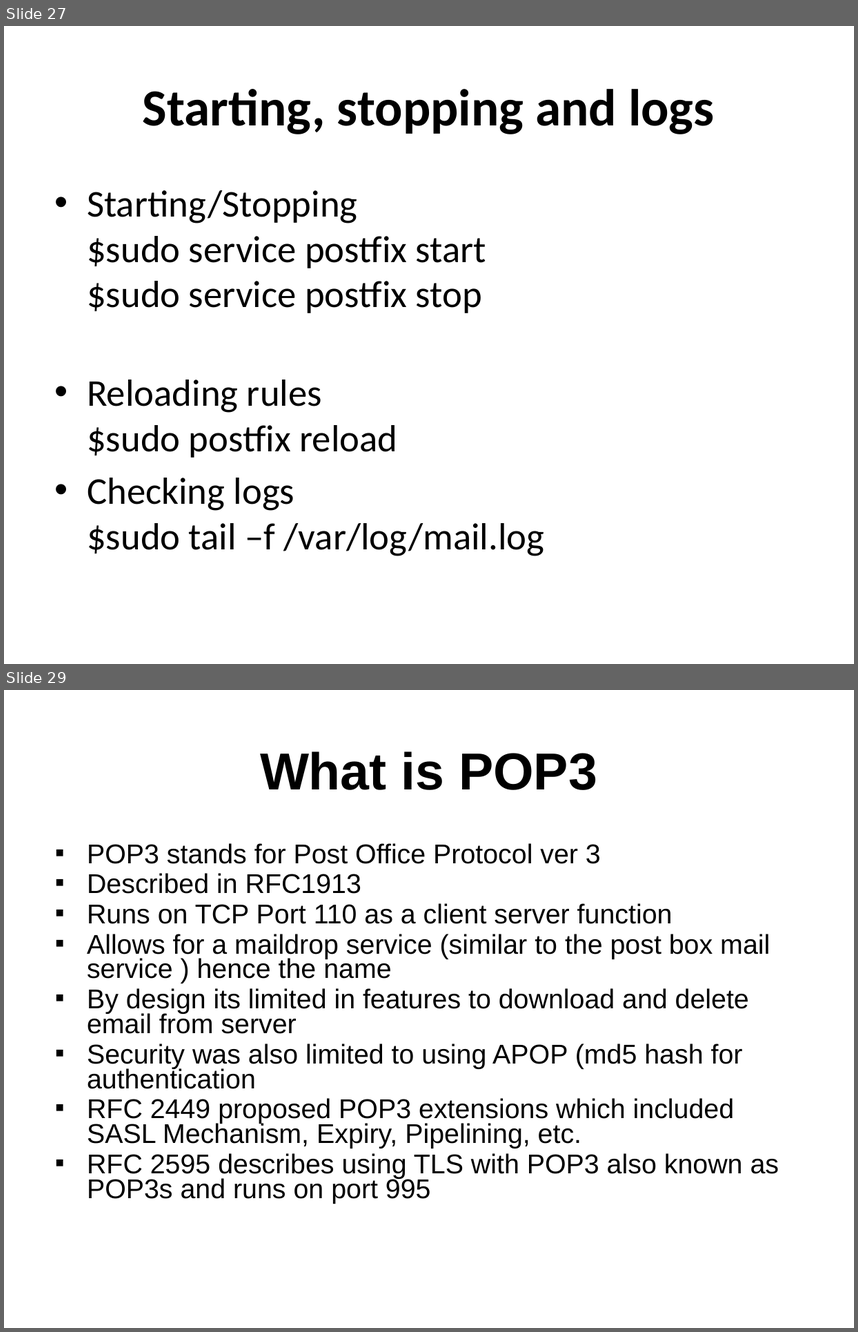
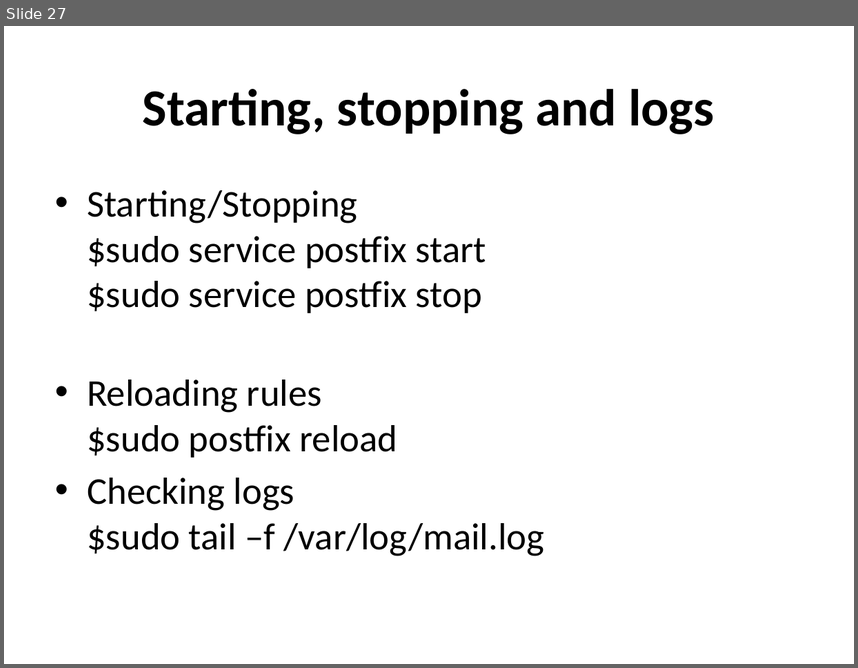
Before and after one commit to afnog/afnog.github.io, a slide deck: sse/postfix/postfix-preso-debian.pptx. Shown one above the other, each under a label of ours: slides 27 and 29 before the commit, slide 27 after it; the slides between them are not shown. The pictures are 858x1332 and 858x668 pixels, drawn with LibreOffice and Linux fonts; fonts in the diff are those of the drawing. Boxes give left, top, right and bottom in pixels: in the first picture for what was removed or moved away, otherwise in the second. Text is boxed around its words. In the diff, an @@ line names an element or a change of style, - is before the commit and + after.

```diff
--- a/sse/postfix/postfix-preso-debian.pptx
+++ b/sse/postfix/postfix-preso-debian.pptx
@@ slide 29 removed at (4, 690, 854, 1328), background #FFFFFF @@
@@ title removed at (260, 751, 597, 790) @@
-What is POP3
@@ text removed at (87, 843, 780, 1203) @@
-▪ POP3 stands for Post Office Protocol ver 3
-▪ Described in RFC1913
-▪ Runs on TCP Port 110 as a client server function
-▪ Allows for a maildrop service (similar to the post box mail service ) hence the name
-▪ By design its limited in features to download and delete email from server
-▪ Security was also limited to using APOP (md5 hash for authentication
-▪ RFC 2449 proposed POP3 extensions which included SASL Mechanism, Expiry, Pipelining, etc.
-▪ RFC 2595 describes using TLS with POP3 also known as POP3s and runs on port 995
```
Also in this commit, not shown: 2 slides changed, 8 slides added, 10 other slides removed.
